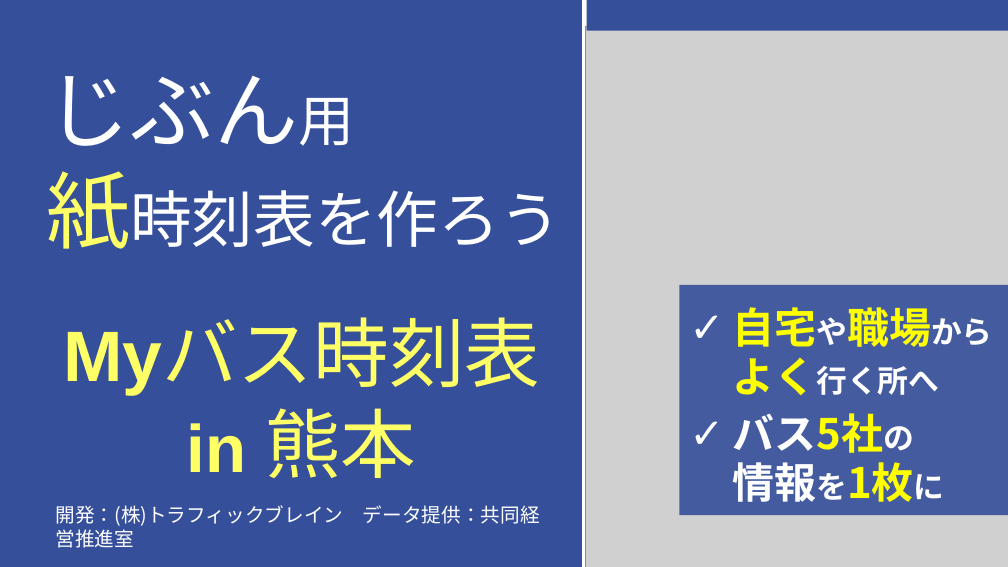
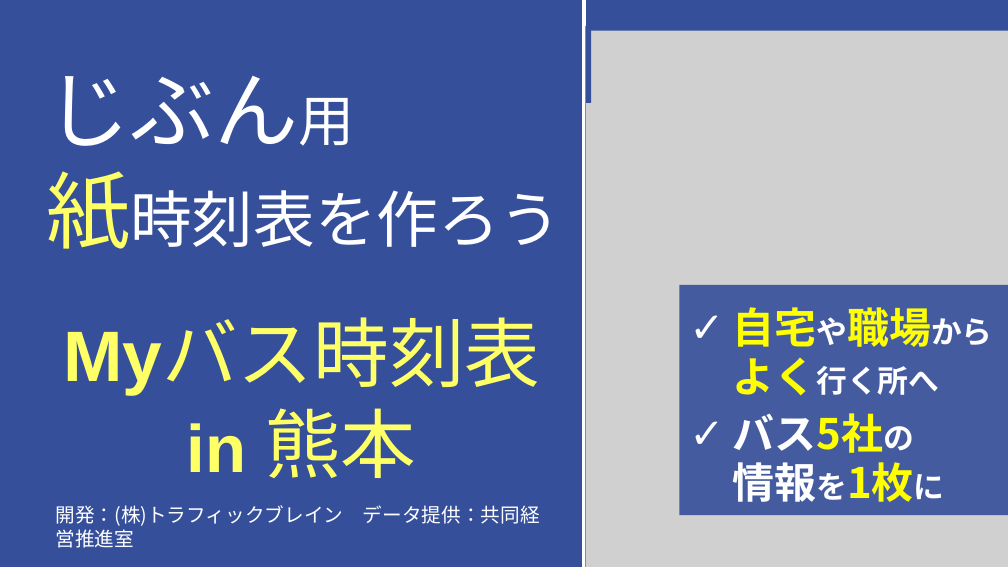
Before and after one commit to kumamoto-timetable/-kumamoto-timetable.github.io, a slide deck: slide 4 of src/image_works/thumbnail.pptx. Drawn at 1008x567 pixels with LibreOffice and Linux fonts; fonts in the diff are those of the drawing; grey boxes stand for pictures. Boxes give left, top, right and bottom in pixels: in the first picture for what was removed or moved away, otherwise in the second. Text is boxed around its words. In the diff, an @@ line names an element or a change of style, - is before the commit and + after.

```diff
--- a/src/image_works/thumbnail.pptx
+++ b/src/image_works/thumbnail.pptx
@@ rectangle added at (587,0,592,103), fill #354F9B @@
```
Also in this commit, not shown: 2 other files.
